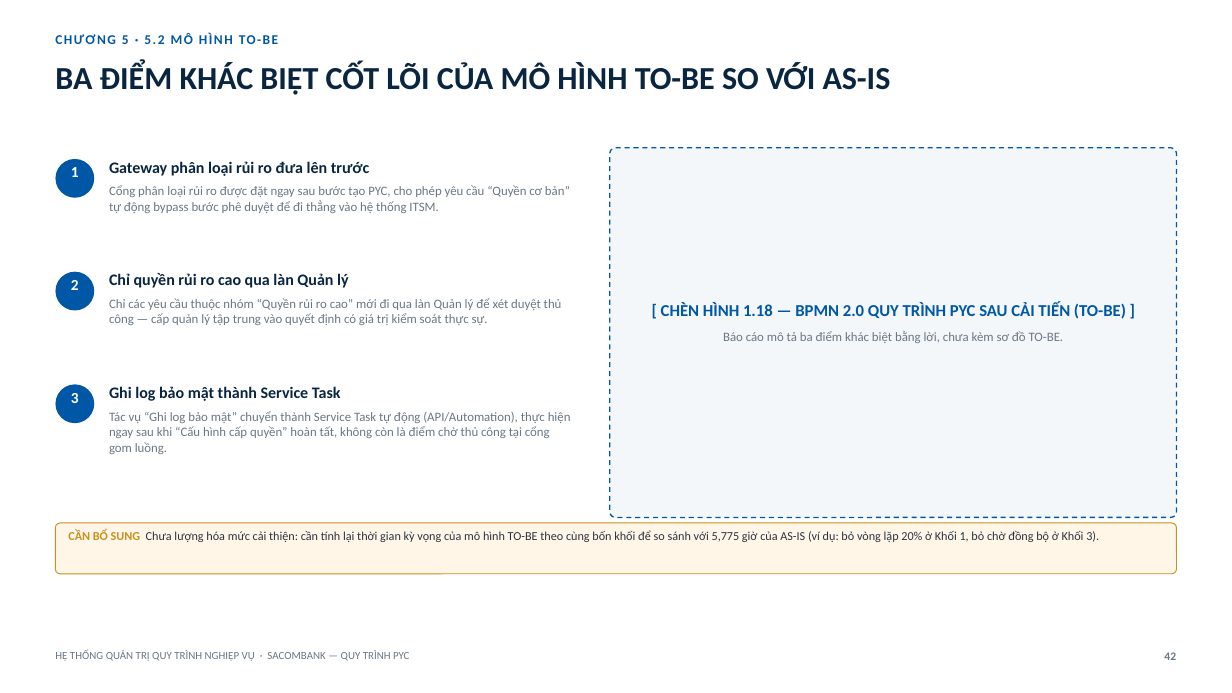
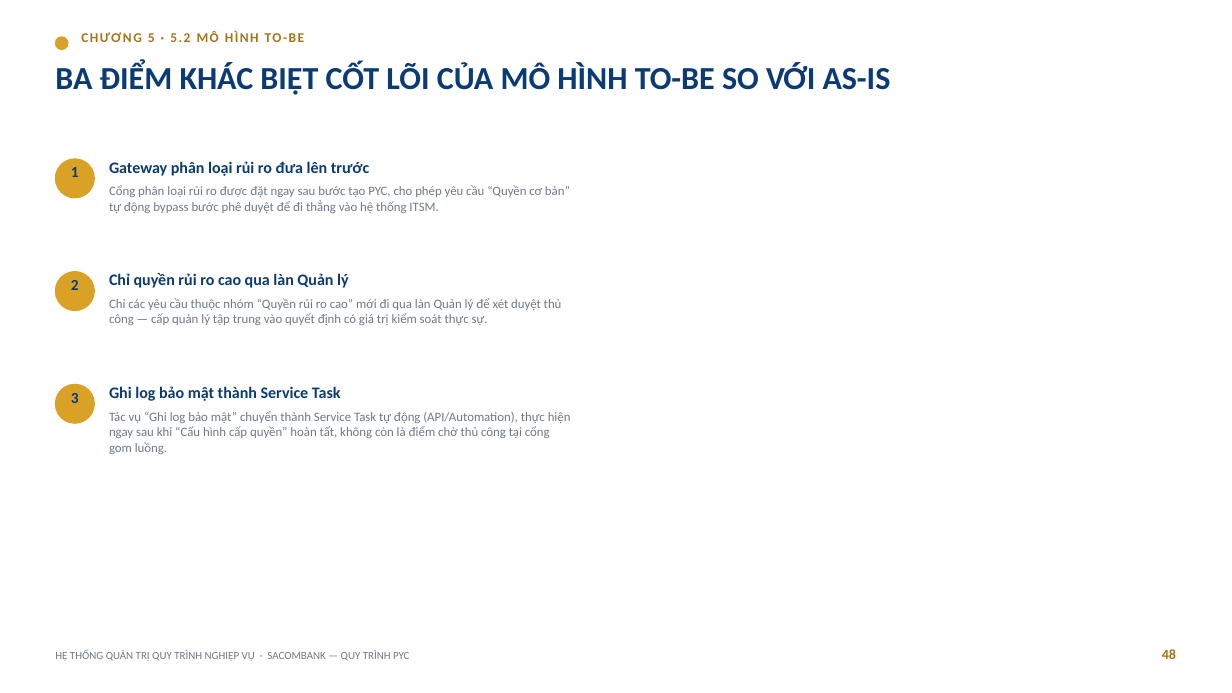
Before and after one commit to trilm83/SACOMBANK, a slide deck: slide 48 of BaoCao_PYC_Sacombank.pptx (slide 42 before the commit). Drawn at 1232x693 pixels with LibreOffice and Linux fonts; fonts in the diff are those of the drawing. Boxes give left, top, right and bottom in pixels: in the first picture for what was removed or moved away, otherwise in the second. Text is boxed around its words. In the diff, an @@ line names an element or a change of style, - is before the commit and + after.

```diff
--- a/BaoCao_PYC_Sacombank.pptx
+++ b/BaoCao_PYC_Sacombank.pptx
@@ ellipse added at [55, 37, 68, 50], fill #D9A227, outline #D9A227 1 pt @@
@@ text "CHƯƠNG 5 · 5.2 MÔ ...": place and size @@
-text "CHƯƠNG 5 · 5.2 MÔ ..." at [122, 35, 256, 44]
+text "CHƯƠNG 5 · 5.2 MÔ ..." at [148, 33, 282, 42]
@@ text "CHƯƠNG 5 · 5.2 MÔ ..." at [148, 33, 282, 42]: text colour #0057A6 to #A5741A @@
@@ rounded rectangle removed at [610, 148, 1177, 518] @@
@@ text removed at [661, 302, 1126, 319] @@
-[ CHÈN HÌNH 1.18 — BPMN 2.0 QUY TRÌNH PYC SAU CẢI TIẾN (TO-BE) ]
@@ text removed at [723, 331, 1064, 343] @@
-Báo cáo mô tả ba điểm khác biệt bằng lời, chưa kèm sơ đồ TO-BE.
@@ text colour #FFFFFF to #0B3B75 in 3 elements at [71, 167, 79, 177], [71, 280, 79, 290], [71, 393, 79, 403] @@
@@ fill #0057A6 to #D9A227; outline none to #D9A227 1 pt in 3 elements at [55, 159, 94, 198], [55, 272, 94, 311], [55, 384, 94, 423] @@
@@ text colour #0A2540 to #0B3B75 in 4 elements at [55, 62, 891, 95], [109, 161, 369, 176], [109, 273, 349, 288], [109, 386, 341, 401] @@
@@ rounded rectangle removed at [55, 523, 1177, 574] @@
@@ text removed at [68, 530, 1099, 542] @@
-CẦN BỔ SUNG Chưa lượng hóa mức cải thiện: cần tính lại thời gian kỳ vọng của mô hình TO-BE theo cùng bốn khối để so sánh với 5,775 giờ của AS-IS (ví dụ: bỏ vòng lặp 20% ở Khối 1, bỏ chờ đồng bộ ở Khối 3).
@@ text added at [1162, 649, 1176, 659], 11 pt, text #A5741A, bold @@
+48
@@ text removed at [1164, 652, 1176, 660] @@
-42
```
Also in this commit, not shown: 42 other slides changed, 12 slides added, 4 slides removed.
